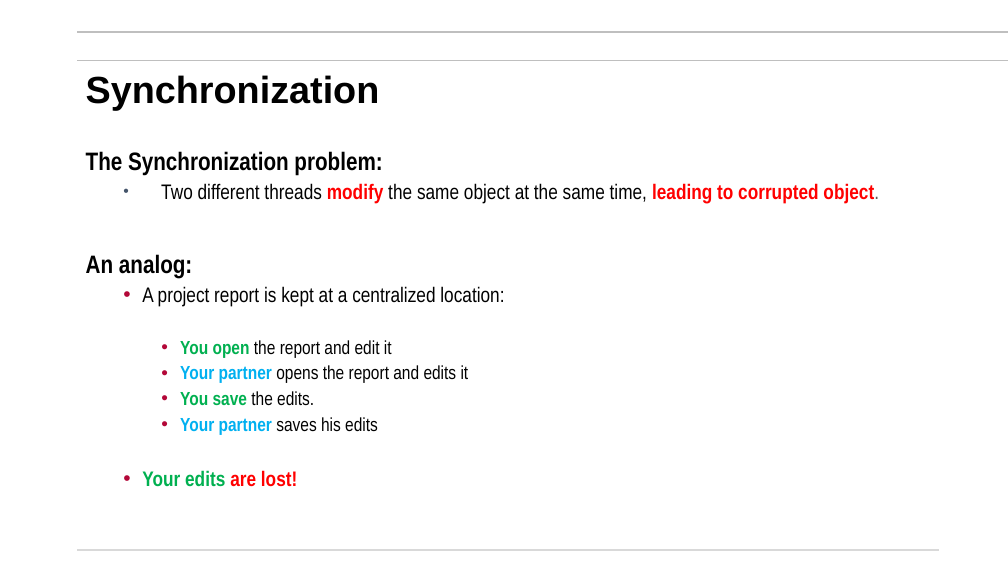
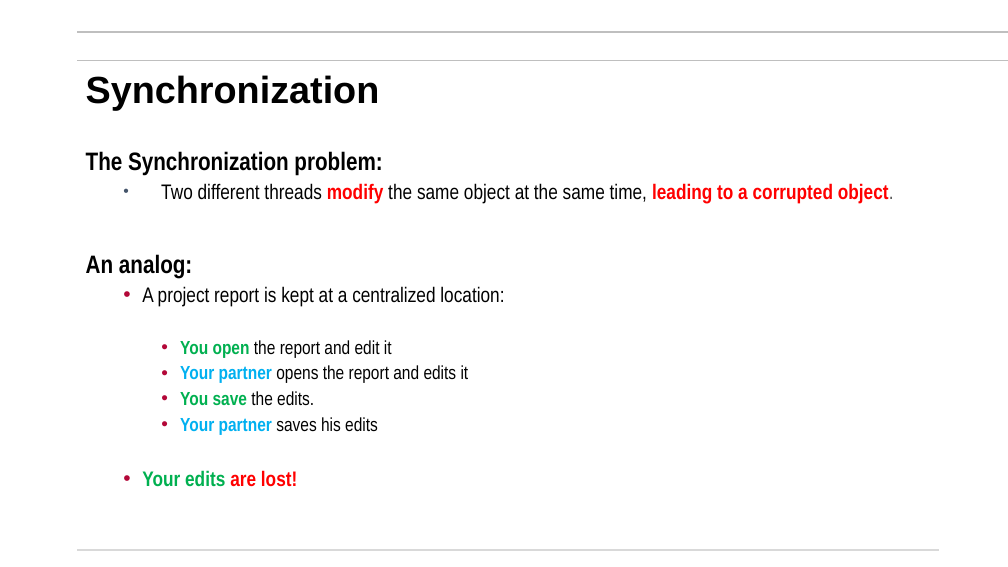
Before and after one commit to mikegrace2/CSEN160-Fall2026-Course-Website, a slide deck: slide 52 of lectures/Week06_File_Threads/2_Threads_V4.pptx. Drawn at 1008x567 pixels with LibreOffice and Linux fonts; fonts in the diff are those of the drawing; background and template pictures are left out. Boxes give left, top, right and bottom in pixels: in the first picture for what was removed or moved away, otherwise in the second. Text is boxed around its words. In the diff, an @@ line names an element or a change of style, - is before the commit and + after.

```diff
--- a/lectures/Week06_File_Threads/2_Threads_V4.pptx
+++ b/lectures/Week06_File_Threads/2_Threads_V4.pptx
@@ text at [161,183,894,204]: text changed @@
-  • Two different threads modify the same object at the same time, leading to corrupted object.
+  • Two different threads modify the same object at the same time, leading to a corrupted object.
```
Also in this commit, not shown: 3 other slides changed, 40 slides added, 1 other file.
